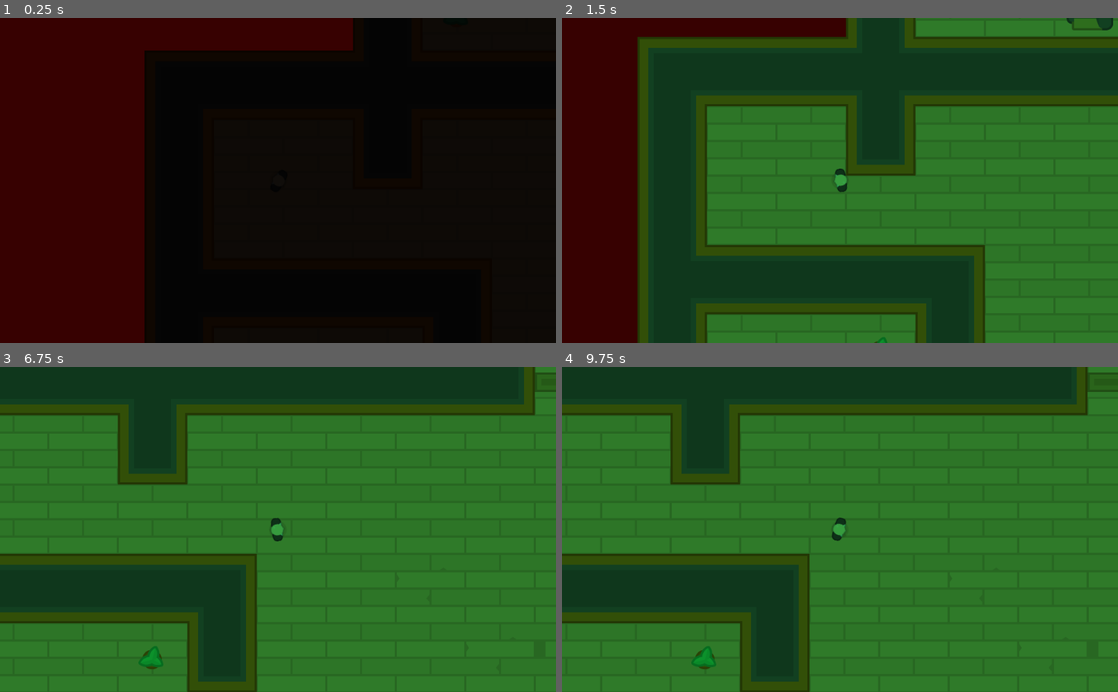
Above: before the commit, frames 1-4 (two rows, left to right).
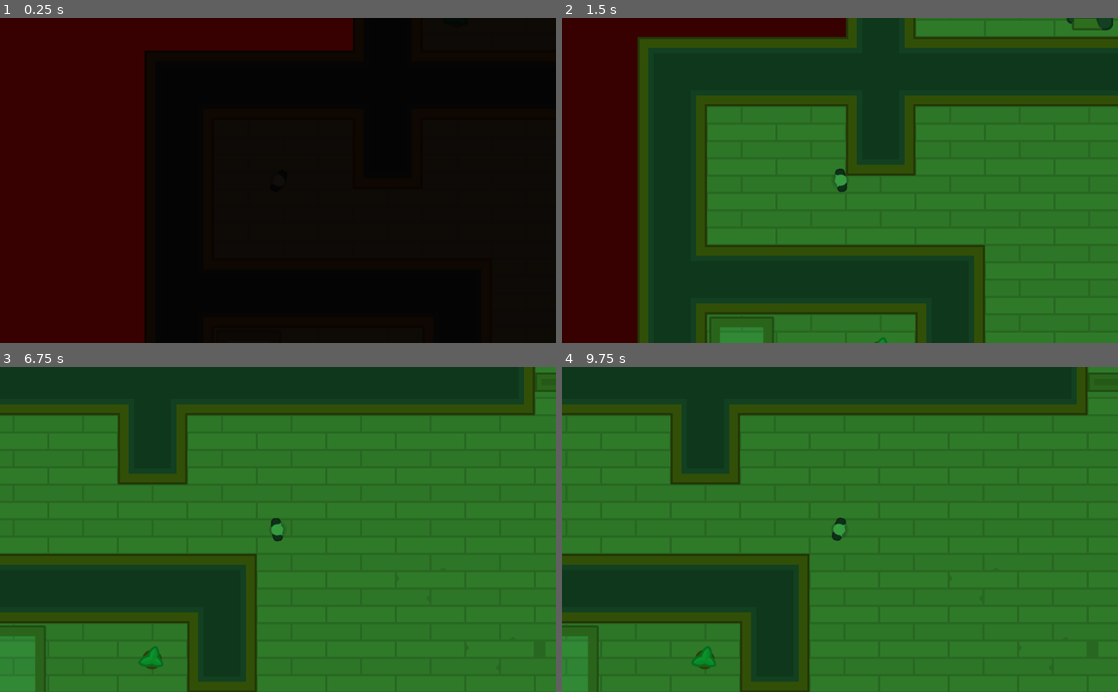
Above: after the commit, the same moments.

Repository: sandoche/Godot-learning-udemy
Game: Godot game, scene res://Levels/Level1.tscn
Same seed, same stepped clock (60 frames per second), same inputs: the game is played once before the commit and once after it.
Inputs (mouse positions are in pixels of both pictures, inside the frame that each line leads up to):
- Up to frame 1 (0.25 s): no input
- Up to frame 2 (1.5 s): tap Enter at 0.5 s; move the mouse to (962, 164) at 0.52 s; hold D (move_right) 0.53-1.28 s; tap Space (toggle_vision_mode) at 0.6, 1.35 s; click (962, 164) at 0.67 s; move the mouse to (728, 196) at 1.27 s; hold S (move_down) from 1.28 s (still down); click (728, 196) at 1.42 s
- Up to frame 3 (6.75 s): move the mouse to (333, 458) at 2.02 s; release S (move_down) at 2.03 s; hold D (move_right) 2.03-2.78 s; tap Space (toggle_vision_mode) at 2.1, 2.85, 3.6, 4.25, 4.35, 5.1, 5.85, 6.5, 6.6 s; click (333, 458) at 2.17 s; move the mouse to (250, 594) at 2.77 s; hold Z (move_up) 2.78-3.53 s; click (250, 594) at 2.92 s; move the mouse to (444, 578) at 3.52 s; hold Q (move_left) 3.53-5.03 s; click (444, 578) at 3.67 s; move the mouse to (111, 480) at 4.27 s; click (111, 480) at 4.42 s; tap Enter at 5 s; move the mouse to (305, 529) at 5.02 s; hold S (move_down) 5.03-5.78 s; click (305, 529) at 5.17 s; move the mouse to (194, 448) at 5.77 s; hold D (move_right) 5.78-6.53 s; click (194, 448) at 5.92 s; move the mouse to (400, 513) at 6.52 s; hold Z (move_up) from 6.53 s (still down); click (400, 513) at 6.67 s
- Up to frame 4 (9.75 s): move the mouse to (728, 545) at 7.27 s; release Z (move_up) at 7.28 s; hold D (move_right) 7.28-8.03 s; tap Space (toggle_vision_mode) at 7.35, 8.1, 8.85, 9.5, 9.6 s; click (728, 545) at 7.42 s; move the mouse to (1056, 458) at 8.02 s; hold S (move_down) 8.03-8.78 s; click (1056, 458) at 8.17 s; tap Enter at 8.75 s; move the mouse to (812, 594) at 8.77 s; hold Q (move_left) 8.78-9.53 s; click (812, 594) at 8.92 s; move the mouse to (1006, 578) at 9.52 s; hold Z (move_up) from 9.53 s (still down); click (1006, 578) at 9.67 s

The runs differ from the first frame. In frame 2, 0.1% of the frame differs, in the area x 26-39%, y 91-100%; in frame 3, 0.1%, in the area x 0-9%, y 79-100%; in frame 4, 0.1%.
Error in both runs: Invalid get index '0' (on base: 'PoolVector2Array'). (res://Characters/NPCs/Guard.gd:22)

Commit message:
:construction: Adding computer to the map

Diff:
--- a/HeistMeisters/Characters/Player.tscn
+++ b/HeistMeisters/Characters/Player.tscn
@@ -5,7 +5,7 @@
 [ext_resource path="res://Player.gd" type="Script" id=3]
 
 [node name="Player" instance=ExtResource( 2 )]
-collision_mask = 6
+collision_mask = 14
 script = ExtResource( 3 )
 
 [node name="Sprite" parent="." index="0"]
--- a/HeistMeisters/Computer/Computer.gd
+++ b/HeistMeisters/Computer/Computer.gd
@@ -1,10 +1,6 @@
 extends Node2D
 
-
-# Declare member variables here. Examples:
-# var a = 2
-# var b = "text"
-
+var can_click = false
 
 # Called when the node enters the scene tree for the first time.
 func _ready():
@@ -17,8 +13,12 @@
 
 
 func _on_Area2D_body_entered(body):
-	pass # Replace with function body.
-
+	can_click = true
 
 func _on_Area2D_body_exited(body):
-	pass # Replace with function body.
+	can_click = false
+	$CanvasLayer/ComputerPopup.hide()
+
+func _on_Area2D_input_event(viewport, event, shape_idx):
+	if Input.is_mouse_button_pressed(BUTTON_LEFT) and can_click:
+		$CanvasLayer/ComputerPopup.popup_centered()
--- a/HeistMeisters/Computer/Computer.tscn
+++ b/HeistMeisters/Computer/Computer.tscn
@@ -1,11 +1,8 @@
-[gd_scene load_steps=8 format=2]
+[gd_scene load_steps=5 format=2]
 
 [ext_resource path="res://GFX/PNG/Tiles/tile_537.png" type="Texture" id=1]
 [ext_resource path="res://Computer/Computer.gd" type="Script" id=2]
-[ext_resource path="res://GFX/Interface/PNG/metalPanel_plate.png" type="Texture" id=3]
-[ext_resource path="res://GFX/Interface/PNG/glassPanel.png" type="Texture" id=4]
-[ext_resource path="res://GFX/Interface/PNG/dotGreen.png" type="Texture" id=5]
-[ext_resource path="res://Interface/Theme.tres" type="Theme" id=6]
+[ext_resource path="res://Computer/ComputerPopup.tscn" type="PackedScene" id=3]
 
 [sub_resource type="RectangleShape2D" id=1]
 extents = Vector2( 48, 32 )
@@ -18,85 +15,18 @@
 texture = ExtResource( 1 )
 
 [node name="Area2D" type="Area2D" parent="."]
+visible = false
 position = Vector2( 64, 0 )
+collision_layer = 8
 
 [node name="CollisionShape2D" type="CollisionShape2D" parent="Area2D"]
+position = Vector2( -29.9231, 0 )
 shape = SubResource( 1 )
 
 [node name="CanvasLayer" type="CanvasLayer" parent="."]
 
-[node name="ComputerPopup" type="Popup" parent="CanvasLayer"]
-visible = true
-margin_right = 40.0
-margin_bottom = 40.0
-rect_min_size = Vector2( 600, 480 )
-theme = ExtResource( 6 )
-__meta__ = {
-"_edit_use_anchors_": false
-}
-
-[node name="NinePatchRect" type="NinePatchRect" parent="CanvasLayer/ComputerPopup"]
-anchor_right = 1.0
-anchor_bottom = 1.0
-texture = ExtResource( 3 )
-patch_margin_left = 10
-patch_margin_top = 10
-patch_margin_right = 10
-patch_margin_bottom = 10
-__meta__ = {
-"_edit_use_anchors_": false
-}
-
-[node name="CenterContainer" type="CenterContainer" parent="CanvasLayer/ComputerPopup/NinePatchRect"]
-anchor_right = 1.0
-anchor_bottom = 1.0
-margin_left = 20.0
-margin_top = 20.0
-margin_right = -20.0
-margin_bottom = -20.0
-__meta__ = {
-"_edit_use_anchors_": false
-}
-
-[node name="NinePatchRect" type="NinePatchRect" parent="CanvasLayer/ComputerPopup/NinePatchRect/CenterContainer"]
-margin_right = 560.0
-margin_bottom = 440.0
-rect_min_size = Vector2( 560, 440 )
-texture = ExtResource( 4 )
-patch_margin_left = 10
-patch_margin_top = 10
-patch_margin_right = 10
-patch_margin_bottom = 10
-
-[node name="Label" type="Label" parent="CanvasLayer/ComputerPopup/NinePatchRect/CenterContainer/NinePatchRect"]
-anchor_right = 1.0
-anchor_bottom = 1.0
-margin_left = 20.0
-margin_top = 20.0
-margin_right = -20.0
-margin_bottom = -20.0
-custom_colors/font_color = Color( 0, 0, 0, 1 )
-text = "Test"
-__meta__ = {
-"_edit_use_anchors_": false
-}
-
-[node name="TextureRect" type="TextureRect" parent="CanvasLayer/ComputerPopup"]
-anchor_left = 1.0
-anchor_top = 1.0
-anchor_right = 1.0
-anchor_bottom = 1.0
-margin_left = -34.6855
-margin_top = -15.6629
-margin_right = -24.6855
-margin_bottom = -5.6629
-rect_scale = Vector2( 0.995876, 1.05015 )
-texture = ExtResource( 5 )
-expand = true
-stretch_mode = 1
-__meta__ = {
-"_edit_use_anchors_": false
-}
+[node name="ComputerPopup" parent="CanvasLayer" instance=ExtResource( 3 )]
 
 [connection signal="body_entered" from="Area2D" to="." method="_on_Area2D_body_entered"]
 [connection signal="body_exited" from="Area2D" to="." method="_on_Area2D_body_exited"]
+[connection signal="input_event" from="Area2D" to="." method="_on_Area2D_input_event"]
--- /dev/null
+++ b/HeistMeisters/Computer/ComputerPopup.tscn
@@ -0,0 +1,78 @@
+[gd_scene load_steps=5 format=2]
+
+[ext_resource path="res://GFX/Interface/PNG/glassPanel.png" type="Texture" id=1]
+[ext_resource path="res://GFX/Interface/PNG/dotGreen.png" type="Texture" id=2]
+[ext_resource path="res://GFX/Interface/PNG/metalPanel_plate.png" type="Texture" id=3]
+[ext_resource path="res://Interface/Theme.tres" type="Theme" id=4]
+
+[node name="ComputerPopup" type="Popup"]
+margin_right = 40.0
+margin_bottom = 40.0
+rect_min_size = Vector2( 600, 480 )
+theme = ExtResource( 4 )
+__meta__ = {
+"_edit_use_anchors_": false
+}
+
+[node name="NinePatchRect" type="NinePatchRect" parent="."]
+anchor_right = 1.0
+anchor_bottom = 1.0
+texture = ExtResource( 3 )
+patch_margin_left = 10
+patch_margin_top = 10
+patch_margin_right = 10
+patch_margin_bottom = 10
+__meta__ = {
+"_edit_use_anchors_": false
+}
+
+[node name="CenterContainer" type="CenterContainer" parent="NinePatchRect"]
+anchor_right = 1.0
+anchor_bottom = 1.0
+margin_left = 20.0
+margin_top = 20.0
+margin_right = -20.0
+margin_bottom = -20.0
+__meta__ = {
+"_edit_use_anchors_": false
+}
+
+[node name="NinePatchRect" type="NinePatchRect" parent="NinePatchRect/CenterContainer"]
+margin_right = 560.0
+margin_bottom = 440.0
+rect_min_size = Vector2( 560, 440 )
+texture = ExtResource( 1 )
+patch_margin_left = 10
+patch_margin_top = 10
+patch_margin_right = 10
+patch_margin_bottom = 10
+
+[node name="Label" type="Label" parent="NinePatchRect/CenterContainer/NinePatchRect"]
+anchor_right = 1.0
+anchor_bottom = 1.0
+margin_left = 20.0
+margin_top = 20.0
+margin_right = -20.0
+margin_bottom = -20.0
+custom_colors/font_color = Color( 0, 0, 0, 1 )
+text = "Test"
+__meta__ = {
+"_edit_use_anchors_": false
+}
+
+[node name="TextureRect" type="TextureRect" parent="."]
+anchor_left = 1.0
+anchor_top = 1.0
+anchor_right = 1.0
+anchor_bottom = 1.0
+margin_left = -34.6855
+margin_top = -15.6629
+margin_right = -24.6855
+margin_bottom = -5.6629
+rect_scale = Vector2( 0.995876, 1.05015 )
+texture = ExtResource( 2 )
+expand = true
+stretch_mode = 1
+__meta__ = {
+"_edit_use_anchors_": false
+}
--- a/HeistMeisters/Levels/Level1.tscn
+++ b/HeistMeisters/Levels/Level1.tscn
@@ -6,6 +6,7 @@
 [ext_resource path="res://GFX/Tilesheet/tilesheet_complete_2X.png" type="Texture" id=4]
 [ext_resource path="res://Doors/Door.tscn" type="PackedScene" id=5]
 [ext_resource path="res://Doors/LockedDoor.tscn" type="PackedScene" id=6]
+[ext_resource path="res://Computer/Computer.tscn" type="PackedScene" id=7]
 
 [sub_resource type="OccluderPolygon2D" id=1]
 polygon = PoolVector2Array( 0, 0, 128, 0, 128, 128, 0, 128 )
@@ -984,7 +985,7 @@
 [node name="Furnitures" parent="Navigation2D" index="2"]
 tile_set = SubResource( 124 )
 cell_size = Vector2( 128, 128 )
-tile_data = PoolIntArray( -524291, 1073741831, 0, -589812, 6, 0, -458753, -1073741819, 0, -393217, -2147483644, 0, -327683, 6, 0, -327681, -2147483643, 0, -4, 6, 0, -65531, -1610612729, 0, 5, -1610612729, 0, 65541, 6, 0, 655 …(257 unchanged characters)…
+tile_data = PoolIntArray( -524291, 1073741831, 0, -589812, 6, 0, -458753, -1073741819, 0, -393217, -2147483644, 0, -327683, 6, 0, -327681, -2147483643, 0, -6, -1073741821, 0, -4, 6, 0, -65531, -1610612729, 0, 65530, -1610612733, 0, 5, -1610612729, 0, 65541, 6, 0, 655 …(257 unchanged characters)…
 
 [node name="Camera" parent="Cameras" index="0" instance=ExtResource( 2 )]
 position = Vector2( 272, 609.415 )
@@ -1023,3 +1024,6 @@
 [node name="LockedDoor" parent="LockedDoors" index="0" instance=ExtResource( 6 )]
 position = Vector2( 961.072, 450.011 )
 rotation = -1.5708
+
+[node name="Computer" parent="Computers" index="0" instance=ExtResource( 7 )]
+position = Vector2( -706.13, 45.3846 )
--- a/HeistMeisters/Levels/TemplateLevel.tscn
+++ b/HeistMeisters/Levels/TemplateLevel.tscn
@@ -19,6 +19,8 @@
 [node name="Destinations" type="Node" parent="Navigation2D"]
 
 [node name="Furnitures" type="TileMap" parent="Navigation2D"]
+collision_layer = 2
+collision_mask = 5
 format = 1
 
 [node name="Player" parent="." instance=ExtResource( 2 )]
@@ -36,3 +38,5 @@
 [node name="Doors" type="Node" parent="."]
 
 [node name="LockedDoors" type="Node" parent="."]
+
+[node name="Computers" type="Node" parent="."]
--- a/HeistMeisters/project.godot
+++ b/HeistMeisters/project.godot
@@ -60,6 +60,7 @@
 2d_physics/layer_1="Player"
 2d_physics/layer_2="Tilemap"
 2d_physics/layer_3="NPC"
+2d_physics/layer_4="Computers"
 
 [physics]
 
Not shown: 1 places in HeistMeisters/Levels/Level1.tscn that only renumber resources
